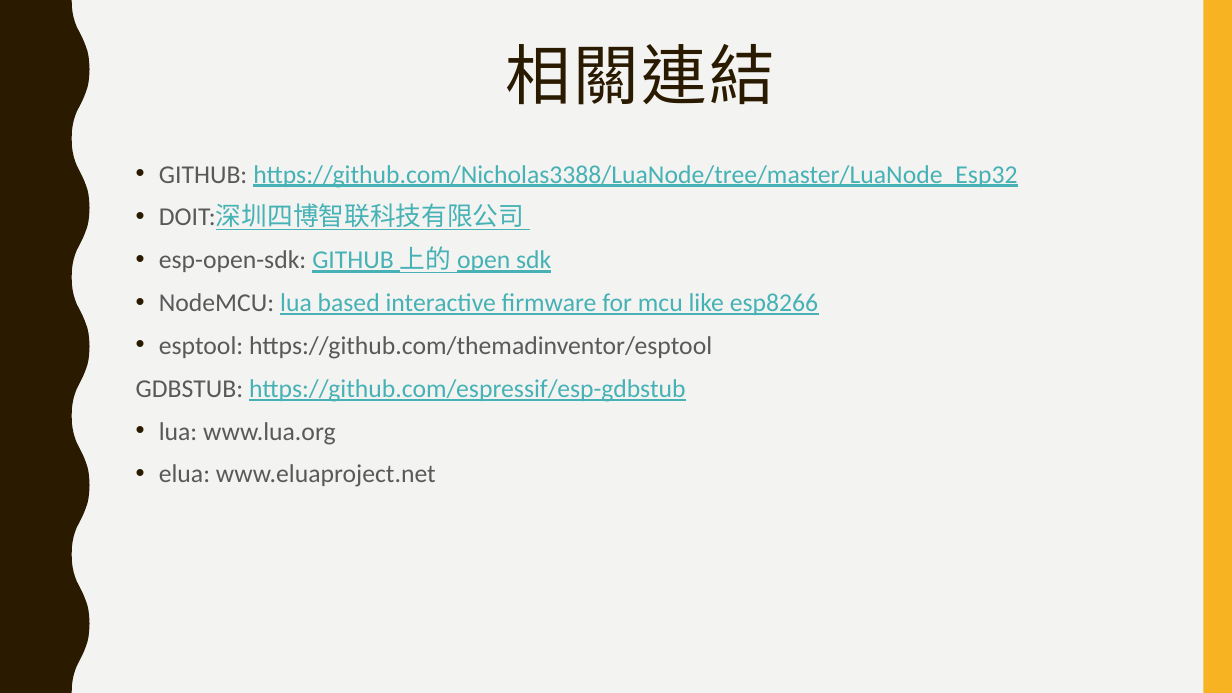
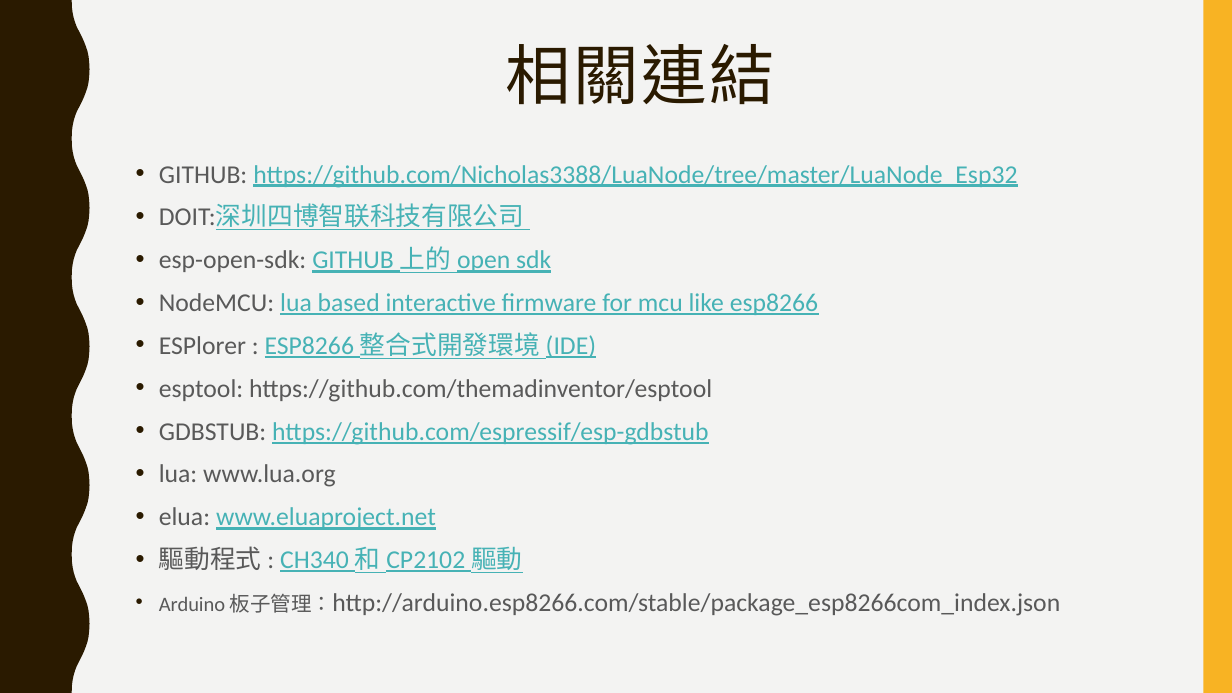
Before and after one commit to jumbokh/esp32_learn, a slide deck: slide 2 of DOIT-ESP32.pptx. Drawn at 1232x693 pixels with LibreOffice and Linux fonts; fonts in the diff are those of the drawing. Boxes give left, top, right and bottom in pixels: in the first picture for what was removed or moved away, otherwise in the second. Text is boxed around its words. In the diff, an @@ line names an element or a change of style, - is before the commit and + after.

```diff
--- a/DOIT-ESP32.pptx
+++ b/DOIT-ESP32.pptx
@@ text at [159,332,596,359]: paragraph added @@
+• ESPlorer : ESP8266 整合式開發環境 (IDE)
@@ text at [159,422,708,530]: text colour #595959 to #46B2B5, underline on in "www.eluaproject.net"; bullet none to • @@
@@ text at [159,546,1060,616]: paragraphs added @@
+• 驅動程式 : CH340 和 CP2102 驅動
+• Arduino 板子管理：http://arduino.esp8266.com/stable/package_esp8266com_index.json
```
Also in this commit, not shown: 5 slides added, 4 other files.
